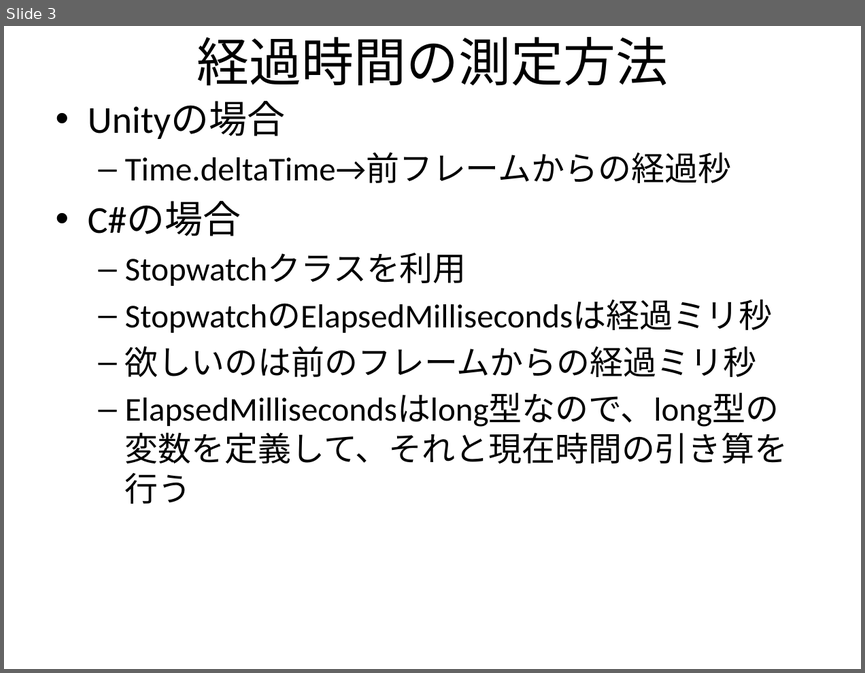
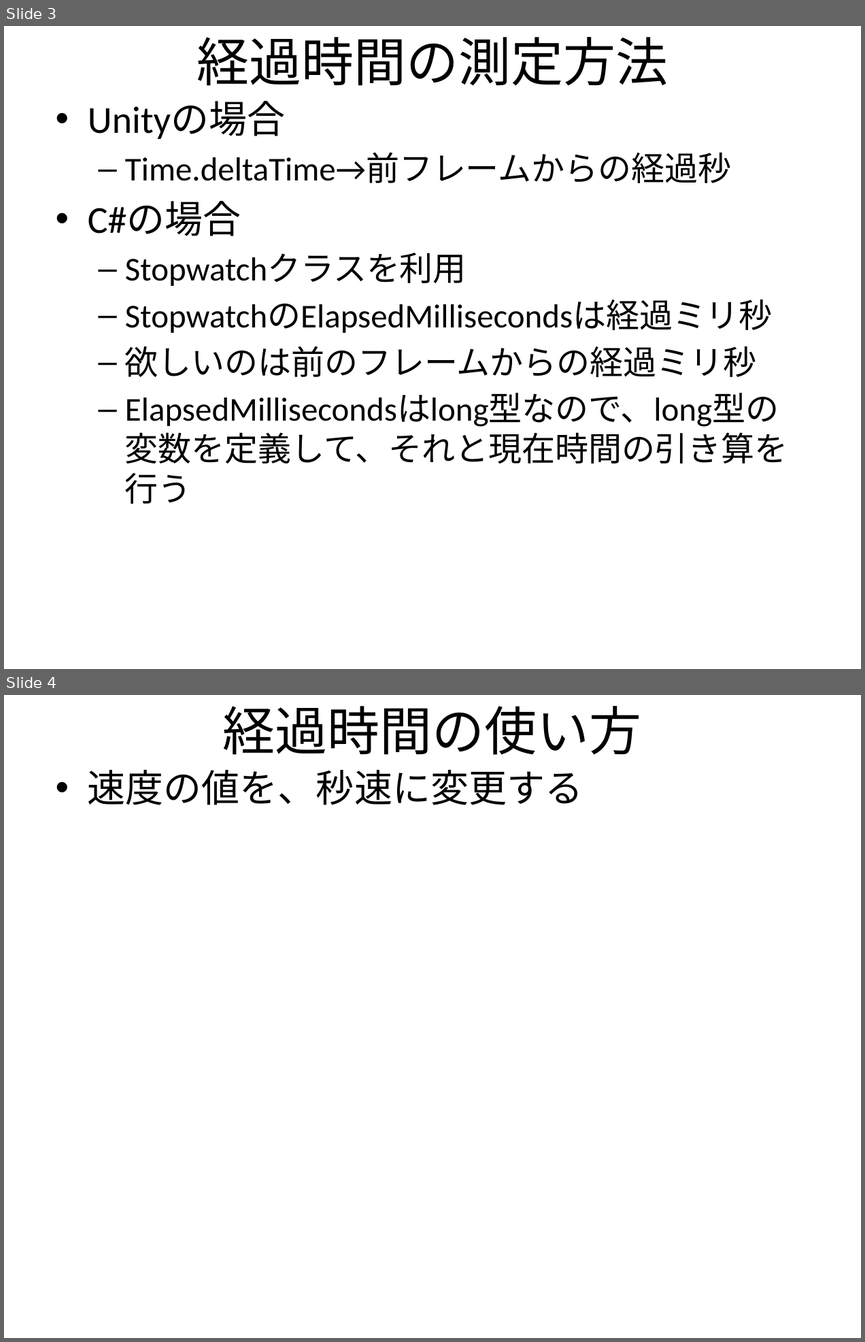
Before and after one commit to tanakaedu/dat1401_mouse, a slide deck: 140620.pptx. Shown one above the other, each under a label of ours: slide 3 before the commit, slides 3 and 4 after it. The pictures are 865x673 and 865x1342 pixels, drawn with LibreOffice and Linux fonts; fonts in the diff are those of the drawing. Boxes give left, top, right and bottom in pixels: in the first picture for what was removed or moved away, otherwise in the second. Text is boxed around its words. In the diff, an @@ line names an element or a change of style, - is before the commit and + after.

Commit message:
経過時間への対応

```diff
--- a/140620.pptx
+++ b/140620.pptx
@@ slide 4 added at (x1=4, y1=695, x2=861, y2=1338), background #FFFFFF @@
@@ title added at (x1=223, y1=706, x2=642, y2=755), 44 pt, text #000000 @@
+経過時間の使い方
@@ text added at (x1=88, y1=770, x2=583, y2=805), 32 pt, text #000000 @@
+• 速度の値を、秒速に変更する
```
Also in this commit, not shown: 2 other files.
